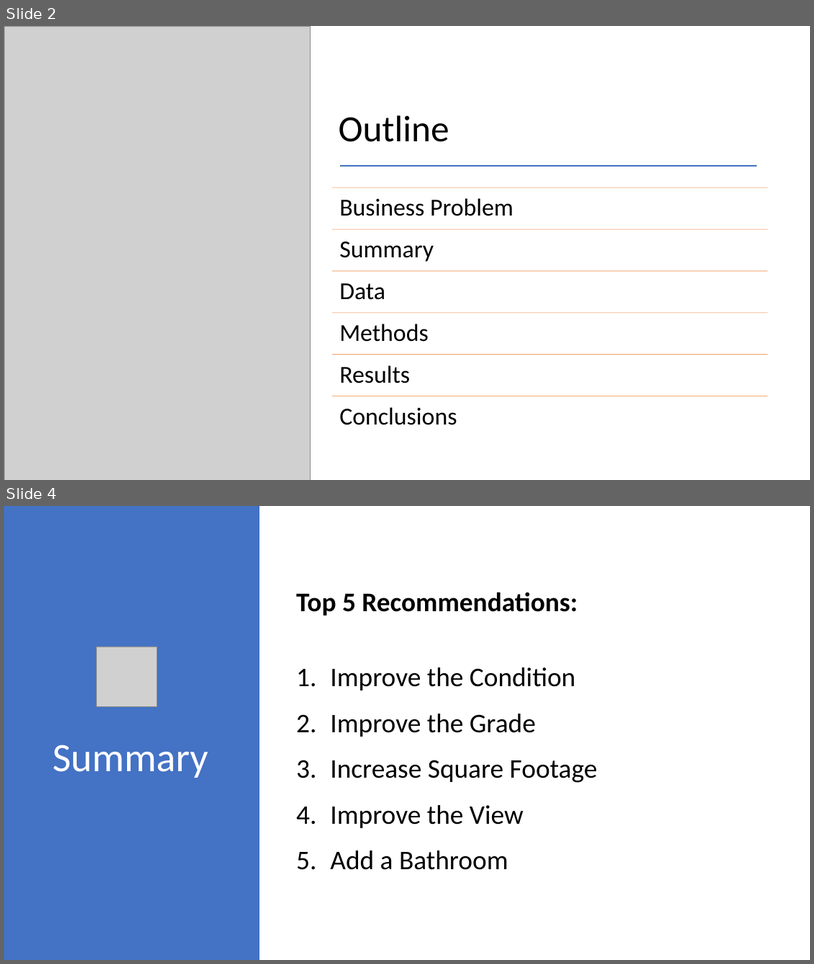
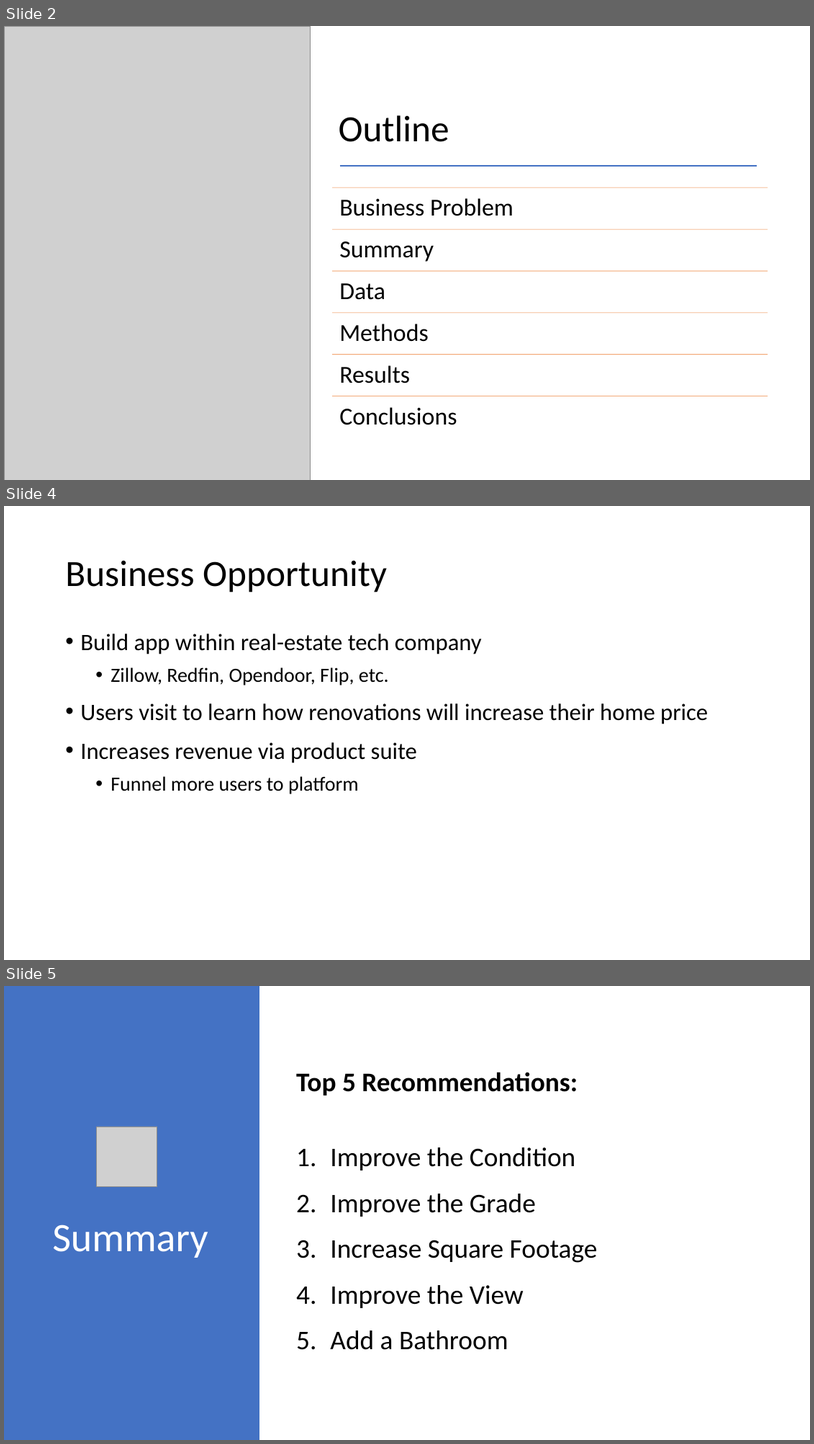
Before and after one commit to jpetoskey/Renovate_to_increase_SalePrice, a slide deck: Return_on_Renovation_Pres.pptx. Shown one above the other, each under a label of ours: slides 2 and 4 before the commit, slides 2, 4 and 5 after it; the slides between them are not shown. The pictures are 814x964 and 814x1444 pixels, drawn with LibreOffice and Linux fonts; fonts in the diff are those of the drawing; grey boxes stand for pictures. Boxes give left, top, right and bottom in pixels: in the first picture for what was removed or moved away, otherwise in the second. Text is boxed around its words. In the diff, an @@ line names an element or a change of style, - is before the commit and + after.

Commit message:
changes to presentation - Business Opportunity

```diff
--- a/Return_on_Renovation_Pres.pptx
+++ b/Return_on_Renovation_Pres.pptx
@@ slide 4 added at bbox=[4, 506, 810, 960], background #FFFFFF @@
@@ title added at bbox=[65, 560, 387, 592], 44 pt, text #000000 @@
+Business Opportunity
@@ text added at bbox=[80, 633, 708, 794], 28 pt, text #000000 @@
+• Build app within real-estate tech company
+  • Zillow, Redfin, Opendoor, Flip, etc.
+• Users visit to learn how renovations will increase their home price
+• Increases revenue via product suite
+  • Funnel more users to platform
@@ what was slide 4 is now slide 5 @@
```
Also in this commit, not shown: 2 other files.
